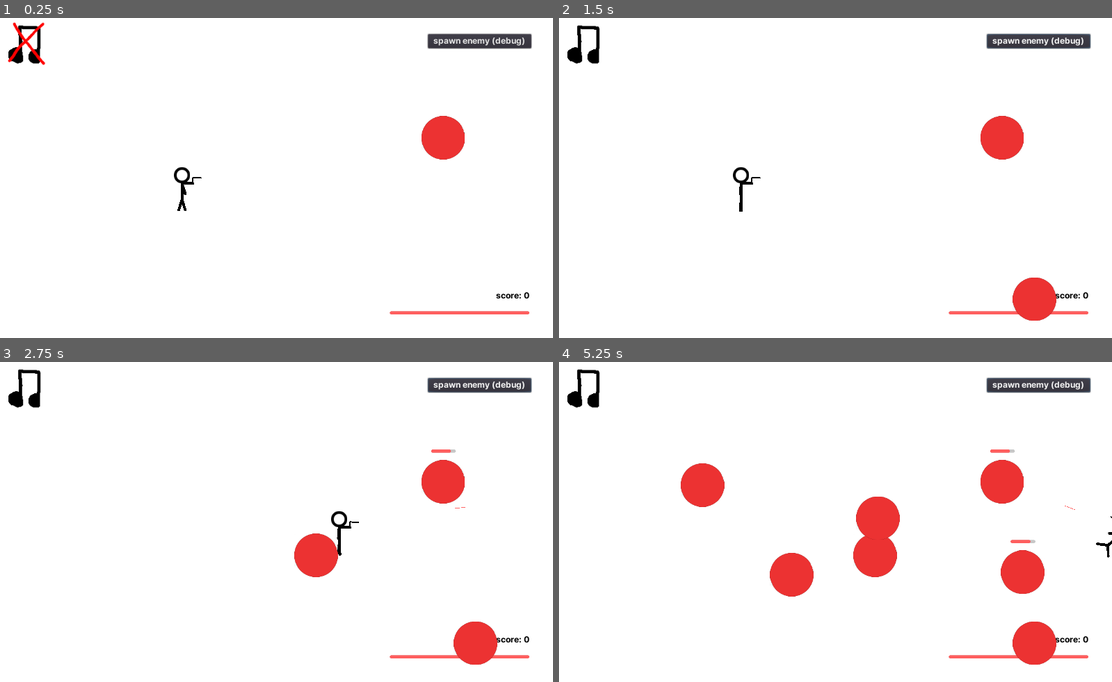
Above: before the commit, frames 1-4 (two rows, left to right).
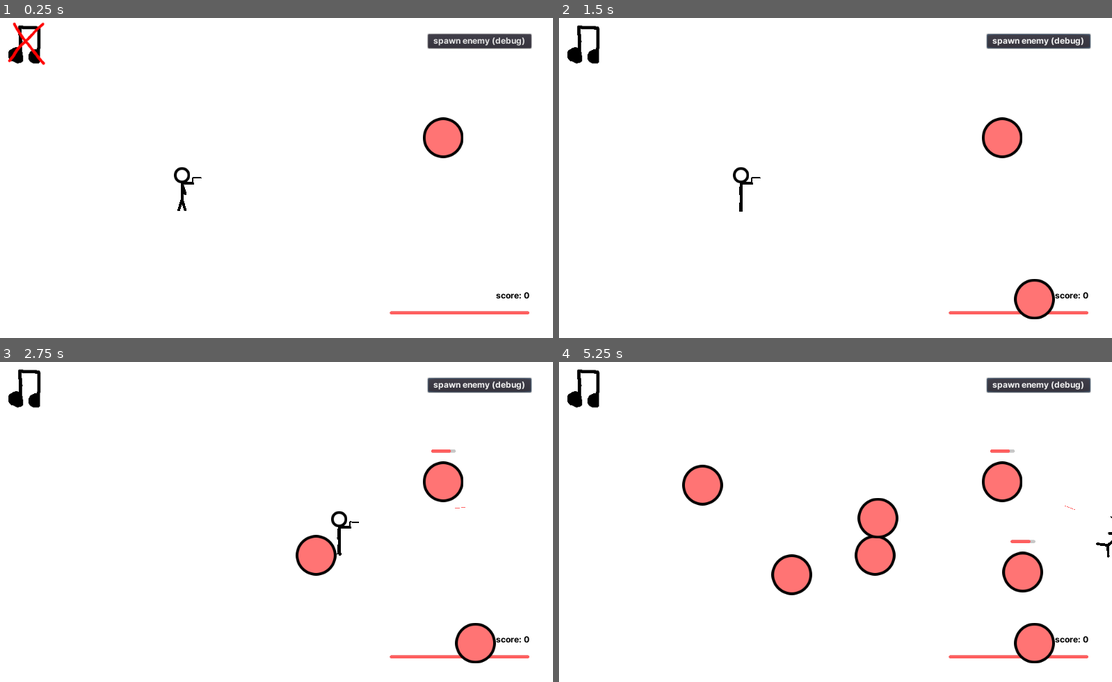
Above: after the commit, the same moments.

Repository: illogicalapple/stickmaniac
Game: Godot game, scene res://Root.tscn
Same seed, same stepped clock (60 frames per second), same inputs: the game is played once before the commit and once after it.
Inputs (mouse positions are in pixels of both pictures, inside the frame that each line leads up to):
- Up to frame 1 (0.25 s): no input
- Up to frame 2 (1.5 s): click "spawn enemy (debug)" at 0.5 s; click (586, 40) at 1.25 s
- Up to frame 3 (2.75 s): tap Enter at 2 s; move the mouse to (398, 502) at 2.02 s; hold Right (ui_right) from 2.03 s (still down); hold Space (pew_pew) from 2.03 s (still down)
- Up to frame 4 (5.25 s): move the mouse to (724, 534) at 2.77 s; release Right (ui_right) at 2.78 s; release Space (pew_pew) at 2.78 s; hold Down (ui_down) 2.78-3.53 s; tap Space (pew_pew) at 2.85, 4.35 s; move the mouse to (890, 448) at 3.52 s; hold Right (ui_right) 3.53-4.28 s; hold Space (pew_pew) 3.53-4.28 s; move the mouse to (807, 582) at 4.27 s; hold Up (ui_up) 4.28-5.03 s; tap Enter at 5 s; move the mouse to (1001, 566) at 5.02 s; hold Left (ui_left) from 5.03 s (still down); hold Space (pew_pew) from 5.03 s (still down)

The runs differ from the first frame. In frame 1, 0.9% of the frame differs, in the area x 76-85%, y 30-45%; in frame 2, 1.7%; in frame 3, 2.6%; in frame 4, 6.0%, in the area x 22-90%, y 30-95%.

Commit message:
change many things
i forgor

Diff:
--- a/enemy/Enemy.gd
+++ b/enemy/Enemy.gd
@@ -8,6 +8,7 @@
 
 var health = 25
 var value = 43 # todo: make it random
+var height = 100
 
 func _ready():
 	health_bar.max_value = health
--- a/enemy/Enemy.tscn
+++ b/enemy/Enemy.tscn
@@ -1,6 +1,6 @@
 [gd_scene load_steps=8 format=2]
 
-[ext_resource path="res://enemy/enemy.png" type="Texture" id=1]
+[ext_resource path="res://enemy/enemy.svg" type="Texture" id=1]
 [ext_resource path="res://enemy/Enemy.gd" type="Script" id=2]
 [ext_resource path="res://combat/Hitbox.gd" type="Script" id=3]
 
@@ -28,7 +28,6 @@
 script = ExtResource( 2 )
 
 [node name="Sprite" type="Sprite" parent="."]
-scale = Vector2( 0.8, 0.8 )
 texture = ExtResource( 1 )
 
 [node name="Hitbox" type="Area2D" parent="."]
--- /dev/null
+++ b/enemy/enemy.svg
@@ -0,0 +1,3 @@
+<svg width="75" height="75" viewBox="0 0 75 75" fill="none" xmlns="http://www.w3.org/2000/svg">
+<circle cx="37.5" cy="37.5" r="35" fill="#FF7575" stroke="black" stroke-width="5"/>
+</svg>
--- a/project.godot
+++ b/project.godot
@@ -22,7 +22,7 @@
 
 [global]
 
-"low processor"=false
+"low processor"=true
 
 [input]
 
Binary file added: ROKIT.png
Not shown, added: ROKIT.png.import
Not shown, added: enemy/enemy.svg.import
